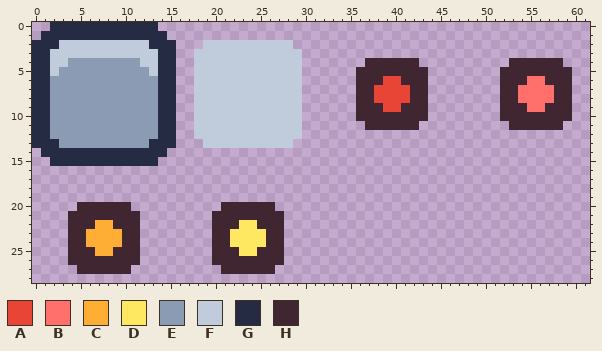
Pixel-art sprite -- assets/ui/ui.png. Above: the version before the commit.
The file is 64x64 pixels. Shown: x 0..61, y 0..28.
Palette (. is transparent): A #e84537  B #ff706d  C #feae34  D #fee761  E #8b9bb4  F #c0cbdc  G #262b44  H #3f2631
Pixels before, first column x 0:
 0 ..GGGGGGGGGGGG..............................................
 1 .GGGGGGGGGGGGGG.............................................
 2 GGGFFFFFFFFFFGGG...FFFFFFFFFF...............................
 3 GGFFFFFFFFFFFFGG..FFFFFFFFFFFF..............................
 4 GGFFEEEEEEEEFFGG..FFFFFFFFFFFF.......HHHHHH..........HHHHHH.
 5 GGFEEEEEEEEEEFGG..FFFFFFFFFFFF......HHHHHHHH........HHHHHHHH
 6 GGEEEEEEEEEEEEGG..FFFFFFFFFFFF......HHHAAHHH........HHHBBHHH
 7 GGEEEEEEEEEEEEGG..FFFFFFFFFFFF......HHAAAAHH........HHBBBBHH
 8 GGEEEEEEEEEEEEGG..FFFFFFFFFFFF......HHAAAAHH........HHBBBBHH
 9 GGEEEEEEEEEEEEGG..FFFFFFFFFFFF......HHHAAHHH........HHHBBHHH
10 GGEEEEEEEEEEEEGG..FFFFFFFFFFFF......HHHHHHHH........HHHHHHHH
11 GGEEEEEEEEEEEEGG..FFFFFFFFFFFF.......HHHHHH..........HHHHHH.
12 GGEEEEEEEEEEEEGG..FFFFFFFFFFFF..............................
13 GGGEEEEEEEEEEGGG...FFFFFFFFFF...............................
14 .GGGGGGGGGGGGGG.............................................
15 ..GGGGGGGGGGGG..............................................
16 ............................................................
17 ............................................................
18 ............................................................
19 ............................................................
20 .....HHHHHH..........HHHHHH.................................
21 ....HHHHHHHH........HHHHHHHH................................
22 ....HHHCCHHH........HHHDDHHH................................
23 ....HHCCCCHH........HHDDDDHH................................
24 ....HHCCCCHH........HHDDDDHH................................
25 ....HHHCCHHH........HHHDDHHH................................
26 ....HHHHHHHH........HHHHHHHH................................
27 .....HHHHHH..........HHHHHH.................................
The same view after the edit:
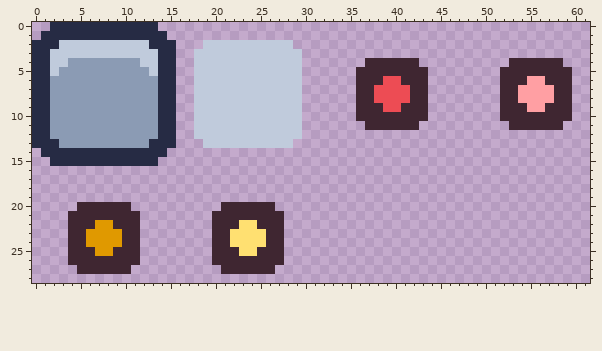
From old to new:
colour A: #e84537 -> #ed4c54
colour B: #ff706d -> #ff9fa3
colour C: #feae34 -> #e09900
colour D: #fee761 -> #ffe071
